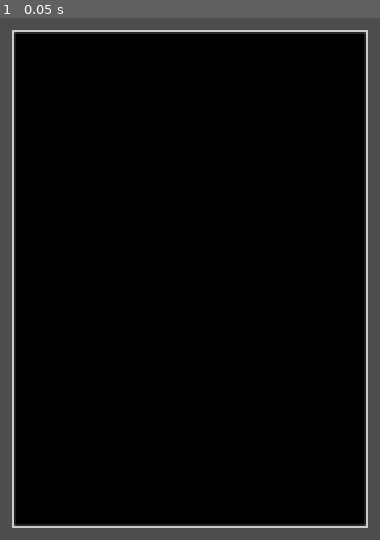
Above: before the commit, frame 1.
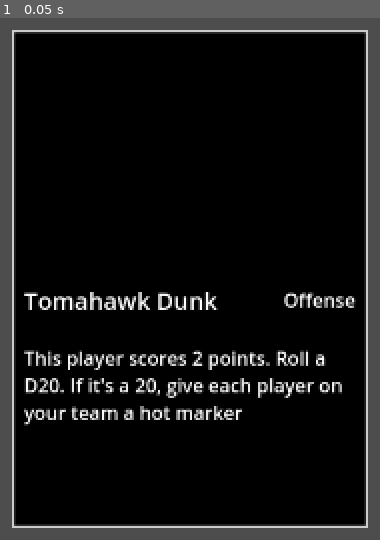
Above: after the commit, the same moment.

Repository: david8zhang/basketball-card-game
Game: Godot game, scene res://prefabs/StrategyCard.tscn
Same seed, same stepped clock (60 frames per second), same inputs: the game is played once before the commit and once after it. This scene is started directly instead of the project's main scene.
Inputs:
- Up to frame 1 (0.05 s): no input

The runs differ from the first frame. In frame 1, 4.6% of the frame differs, in the area x 6-94%, y 52-79%.

Commit message:
create strategy card resources

Diff:
--- a/prefabs/StrategyCard.tscn
+++ b/prefabs/StrategyCard.tscn
@@ -21,6 +21,7 @@
 script = ExtResource("1_omdm6")
 
 [node name="Panel" type="Panel" parent="."]
+custom_minimum_size = Vector2(300, 420)
 layout_mode = 1
 anchors_preset = 8
 anchor_left = 0.5
@@ -34,3 +35,49 @@
 grow_horizontal = 2
 grow_vertical = 2
 theme_override_styles/panel = SubResource("StyleBoxFlat_7wo1j")
+
+[node name="MarginContainer" type="MarginContainer" parent="Panel"]
+layout_mode = 1
+anchors_preset = 15
+anchor_right = 1.0
+anchor_bottom = 1.0
+grow_horizontal = 2
+grow_vertical = 2
+theme_override_constants/margin_left = 10
+theme_override_constants/margin_top = 10
+theme_override_constants/margin_right = 10
+theme_override_constants/margin_bottom = 10
+
+[node name="VBoxContainer" type="VBoxContainer" parent="Panel/MarginContainer"]
+layout_mode = 2
+
+[node name="TextureRect" type="TextureRect" parent="Panel/MarginContainer/VBoxContainer"]
+custom_minimum_size = Vector2(2.08165e-12, 200)
+layout_mode = 2
+
+[node name="HBoxContainer" type="HBoxContainer" parent="Panel/MarginContainer/VBoxContainer"]
+layout_mode = 2
+
+[node name="CardName" type="Label" parent="Panel/MarginContainer/VBoxContainer/HBoxContainer"]
+layout_mode = 2
+theme_override_font_sizes/font_size = 20
+text = "Tomahawk Dunk"
+
+[node name="Control" type="Control" parent="Panel/MarginContainer/VBoxContainer/HBoxContainer"]
+layout_mode = 2
+size_flags_horizontal = 3
+
+[node name="CardType" type="Label" parent="Panel/MarginContainer/VBoxContainer/HBoxContainer"]
+layout_mode = 2
+text = "Offense"
+horizontal_alignment = 2
+
+[node name="Control" type="Control" parent="Panel/MarginContainer/VBoxContainer"]
+custom_minimum_size = Vector2(2.08165e-12, 15)
+layout_mode = 2
+size_flags_horizontal = 3
+
+[node name="Label" type="RichTextLabel" parent="Panel/MarginContainer/VBoxContainer"]
+layout_mode = 2
+text = "This player scores 2 points. Roll a D20. If it's a 20, give each player on your team a hot marker"
+fit_content = true
--- /dev/null
+++ b/resources/strategy/Test.tres
@@ -0,0 +1,29 @@
+[gd_resource type="Resource" script_class="StrategyCardConfig" load_steps=6 format=3 uid="uid://dc61qc1kcn8w2"]
+
+[ext_resource type="Script" path="res://scripts/RollBonus.gd" id="1_6qph7"]
+[ext_resource type="Script" path="res://scripts/DiceRollCondition.gd" id="2_fhwci"]
+[ext_resource type="Script" path="res://scripts/StrategyCardConfig.gd" id="3_wax5g"]
+
+[sub_resource type="Resource" id="Resource_74wjc"]
+script = ExtResource("1_6qph7")
+roll_bonus_amount = 2
+bonus_type = 1
+
+[sub_resource type="Resource" id="Resource_umxpl"]
+script = ExtResource("2_fhwci")
+dice_roll_thres = 5
+dice_type = 20
+comparator_type = 2
+condition_type = 1
+
+[resource]
+script = ExtResource("3_wax5g")
+strategy_type = 0
+card_name = "Test"
+card_description = "Roll a D20. Add 2 to the scoring roll if the result is greater than 5"
+condition_1 = Array[Resource("res://scripts/StrategyCardCondition.gd")]([SubResource("Resource_umxpl")])
+bonus_1 = Array[Resource("res://scripts/StrategyCardBonus.gd")]([SubResource("Resource_74wjc")])
+condition_2 = Array[Resource("res://scripts/StrategyCardCondition.gd")]([])
+bonus_2 = Array[Resource("res://scripts/StrategyCardBonus.gd")]([])
+condition_3 = Array[Resource("res://scripts/StrategyCardCondition.gd")]([])
+bonus_3 = Array[Resource("res://scripts/StrategyCardBonus.gd")]([])
--- /dev/null
+++ b/scripts/DiceRollCondition.gd
@@ -0,0 +1,35 @@
+class_name DiceRollCondition
+extends StrategyCardCondition
+
+enum ComparatorType {
+  LESS,
+  EQUAL,
+  GREATER
+}
+
+@export var dice_roll_thres := 0
+@export var dice_type := 20
+@export var comparator_type := ComparatorType.GREATER
+
+class DiceRollConditionResult extends StrategyCardCondition.ConditionResult:
+  var dice_roll_result := 0
+
+  func _init(_result_type, _dice_roll_result):
+    super._init(_result_type, StrategyCardCondition.StrategyCardConditionType.DICE_ROLL)
+    dice_roll_result = _dice_roll_result
+
+func check_condition(_off_player: BallPlayerCard, _def_player: BallPlayerCard):
+  var dice_roll_result = randi_range(1, dice_type)
+  match (comparator_type):
+    ComparatorType.LESS:
+      return StrategyCardCondition.ConditionResultType.SUCCESS if \
+        dice_roll_result <= dice_roll_thres else \
+        StrategyCardCondition.ConditionResultType.FAILURE
+    ComparatorType.EQUAL:
+      return StrategyCardCondition.ConditionResultType.SUCCESS if \
+        dice_roll_result == dice_roll_thres else \
+        StrategyCardCondition.ConditionResultType.FAILURE
+    ComparatorType.GREATER:
+      return StrategyCardCondition.ConditionResultType.SUCCESS if \
+        dice_roll_result >= dice_roll_thres else \
+        StrategyCardCondition.ConditionResultType.FAILURE
--- /dev/null
+++ b/scripts/RollBonus.gd
@@ -0,0 +1,13 @@
+class_name RollBonus
+extends StrategyCardBonus
+
+@export var roll_bonus_amount := 0
+
+class RollBonusResult extends StrategyCardBonus.BonusResult:
+  var roll_bonus_amount := 0
+  func _init(_roll_bonus_amount):
+    super._init(StrategyCardBonusType.ROLL)
+    roll_bonus_amount = _roll_bonus_amount
+
+func apply_bonus(_off_player: BallPlayerCard, _def_player: BallPlayerCard):
+  return RollBonusResult.new(roll_bonus_amount)
--- a/scripts/StrategyCard.gd
+++ b/scripts/StrategyCard.gd
@@ -1,6 +1,7 @@
 class_name StrategyCard
 extends Control
 
+@export var strategy_card_config: StrategyCardConfig
 
 # Called when the node enters the scene tree for the first time.
 func _ready():
--- /dev/null
+++ b/scripts/StrategyCardBonus.gd
@@ -0,0 +1,19 @@
+class_name StrategyCardBonus
+extends Resource
+
+enum StrategyCardBonusType {
+  STAT,
+  ROLL,
+  SCORE
+}
+
+@export var bonus_type: StrategyCardBonusType
+
+class BonusResult:
+  var bonus_type: StrategyCardBonusType
+  func _init(_bonus_type):
+    bonus_type = _bonus_type
+
+
+func apply_bonus(off_player: BallPlayerCard, def_player: BallPlayerCard):
+  pass
--- /dev/null
+++ b/scripts/StrategyCardCondition.gd
@@ -0,0 +1,26 @@
+class_name StrategyCardCondition
+extends Resource
+
+enum StrategyCardConditionType {
+  SHOT_CHECK,
+  DICE_ROLL,
+  STAT_COMP,
+  STAT_CHECK
+}
+
+enum ConditionResultType {
+  SUCCESS,
+  FAILURE
+}
+
+@export var condition_type: StrategyCardConditionType
+
+class ConditionResult:
+  var result_type: ConditionResultType
+  var condition_type: StrategyCardConditionType
+  func _init(_result_type, _condition_type):
+    result_type = _result_type
+    condition_type = _condition_type
+
+func check_condition(_off_player: BallPlayerCard, _def_player: BallPlayerCard) -> ConditionResult:
+  return ConditionResult.new(ConditionResultType.SUCCESS, condition_type)
--- /dev/null
+++ b/scripts/StrategyCardConditionBonus.gd
@@ -0,0 +1,29 @@
+class_name StrategyCardConditionBonus
+extends Resource
+
+# If all conditions pass, apply all bonuses
+@export var conditions: Array[StrategyCardCondition] = []
+@export var bonuses: Array[StrategyCardBonus] = []
+
+class ConditionBonusResult:
+	var condition_results: Array[StrategyCardCondition.ConditionResult] = []
+	var bonus_results: Array[StrategyCardBonus.BonusResult] = []
+
+	func _init(_condition_results, _bonus_results):
+		condition_results = _condition_results
+		bonus_results = _bonus_results
+
+
+# Returns a list of condition results, which is a dictionary containing roll results, shot checks, etc.
+func process(off_player: BallPlayerCard, def_player: BallPlayerCard):
+	var condition_results = []
+	var bonus_results = []
+	var should_apply_bonus := true
+	for c in conditions:
+		var result = c.check_condition(off_player, def_player) as StrategyCardCondition.ConditionResult
+		if result.result_type == StrategyCardCondition.ConditionResultType.FAILURE:
+			should_apply_bonus = false
+		condition_results.append(result)
+	if should_apply_bonus:
+		for b in bonuses:
+			bonus_results.append(b.apply_bonus(off_player, def_player))
--- /dev/null
+++ b/scripts/StrategyCardConfig.gd
@@ -0,0 +1,54 @@
+class_name StrategyCardConfig
+extends Resource
+
+enum StrategyCardType {
+  OFFENSE,
+  DEFENSE
+}
+
+@export var strategy_type: StrategyCardType
+@export var card_name: String
+@export var card_description: String
+
+@export_group("Condition Bonus 1")
+@export var condition_1: Array[StrategyCardCondition]
+@export var bonus_1: Array[StrategyCardBonus]
+
+@export_group("Condition Bonus 2")
+@export var condition_2: Array[StrategyCardCondition]
+@export var bonus_2: Array[StrategyCardBonus]
+
+@export_group("Condition Bonus 3")
+@export var condition_3: Array[StrategyCardCondition]
+@export var bonus_3: Array[StrategyCardBonus]
+
+class ConditionBonusResult:
+	var condition_results: Array[StrategyCardCondition.ConditionResult] = []
+	var bonus_results: Array[StrategyCardBonus.BonusResult] = []
+	func _init(_condition_results, _bonus_results):
+		condition_results = _condition_results
+		bonus_results = _bonus_results
+
+func process(off_player: BallPlayerCard, def_player: BallPlayerCard):
+	var condition_bonus_results = []
+	if !condition_1.is_empty() and !bonus_1.is_empty():
+		condition_bonus_results.append(process_condition_bonus(condition_1, bonus_1, off_player, def_player))
+	if !condition_2.is_empty() and !bonus_2.is_empty():
+		condition_bonus_results.append(process_condition_bonus(condition_2, bonus_2, off_player, def_player))
+	if !condition_3.is_empty() and !bonus_3.is_empty():
+		condition_bonus_results.append(process_condition_bonus(condition_3, bonus_3, off_player, def_player))
+	return condition_bonus_results
+
+func process_condition_bonus(conditions: Array[StrategyCardCondition], bonuses: Array[StrategyCardBonus], op: BallPlayerCard, dp: BallPlayerCard):
+	var condition_results = []
+	var bonus_results = []
+	var should_apply_bonus_1 = true
+	for c in conditions:
+		var result = c.check_condition(op, dp)
+		if result.result_type == StrategyCardCondition.ConditionResultType.FAILURE:
+			should_apply_bonus_1 = false
+		condition_results.append(result)
+	if should_apply_bonus_1:
+		for b in bonuses:
+			bonus_results.append(b.apply_bonus(op, dp))
+	return ConditionBonusResult.new(condition_results, bonus_results)
